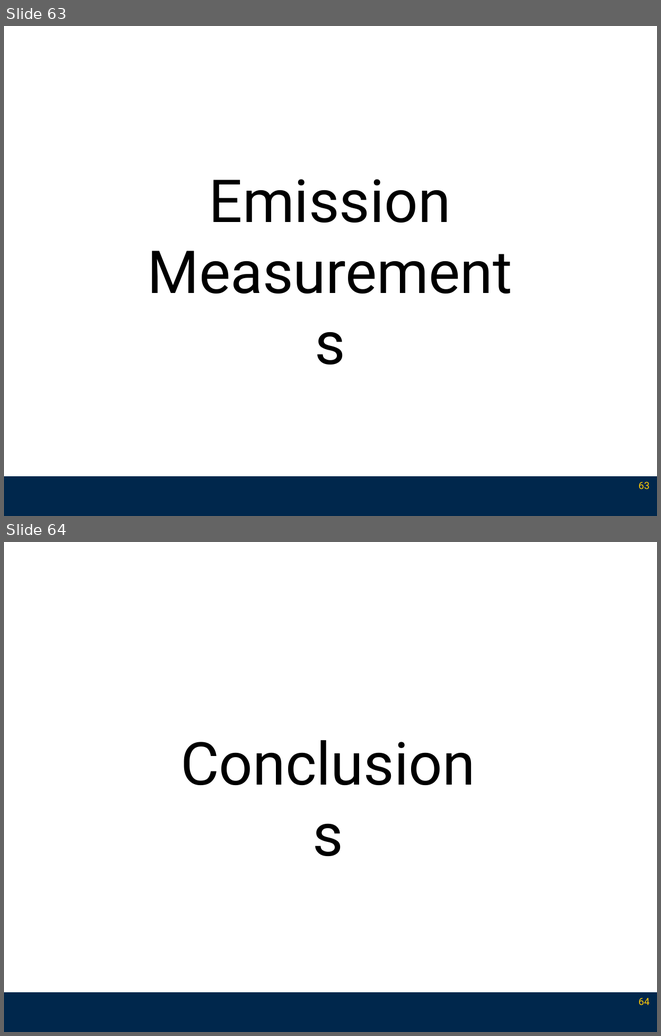
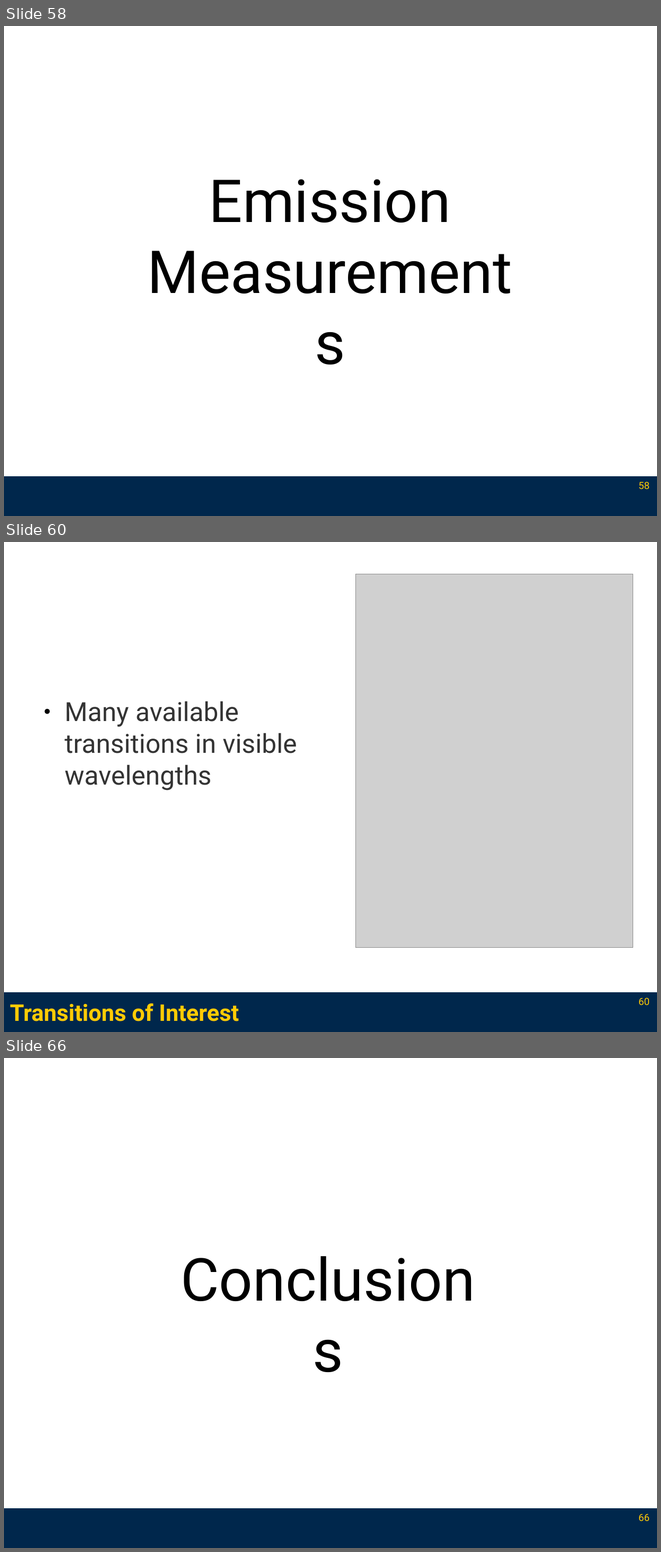
Before and after one commit to l3enny/dissertation, a slide deck: defense/presentation_annotated.odp. Shown one above the other, each under a label of ours: slides 63 and 64 before the commit, slides 58, 60 and 66 after it; the slides between them are not shown. The pictures are 661x1036 and 661x1552 pixels, drawn with LibreOffice and Linux fonts; fonts in the diff are those of the drawing; grey boxes stand for pictures. Boxes give left, top, right and bottom in pixels: in the first picture for what was removed or moved away, otherwise in the second. Text is boxed around its words. In the diff, an @@ line names an element or a change of style, - is before the commit and + after.

```diff
--- a/defense/presentation_annotated.odp
+++ b/defense/presentation_annotated.odp
@@ slide 60 added at (4, 542, 657, 1032), background #FFFFFF; not listed: 1 template element that a slide beside it also shows @@
@@ picture added at (355, 574, 633, 947) @@
@@ text added at (64, 701, 297, 791), 32 pt, text #333333 @@
+● Many available transitions in visible wavelengths
@@ page number added at (638, 998, 650, 1006), 12 pt, text #FFCB05 @@
+60
@@ title added at (10, 1004, 239, 1022), 28 pt, text #FFCB05, bold @@
+Transitions of Interest
@@ what was slide 63 is now slide 58 @@
@@ page number at (638, 482, 650, 489): text changed @@
-63
+58
@@ what was slide 64 is now slide 66 @@
@@ page number at (638, 1514, 650, 1522): text changed @@
-64
+66
```
Also in this commit, not shown: 4 slides changed, 9 other slides added, 2 slides removed, 12 other files.
